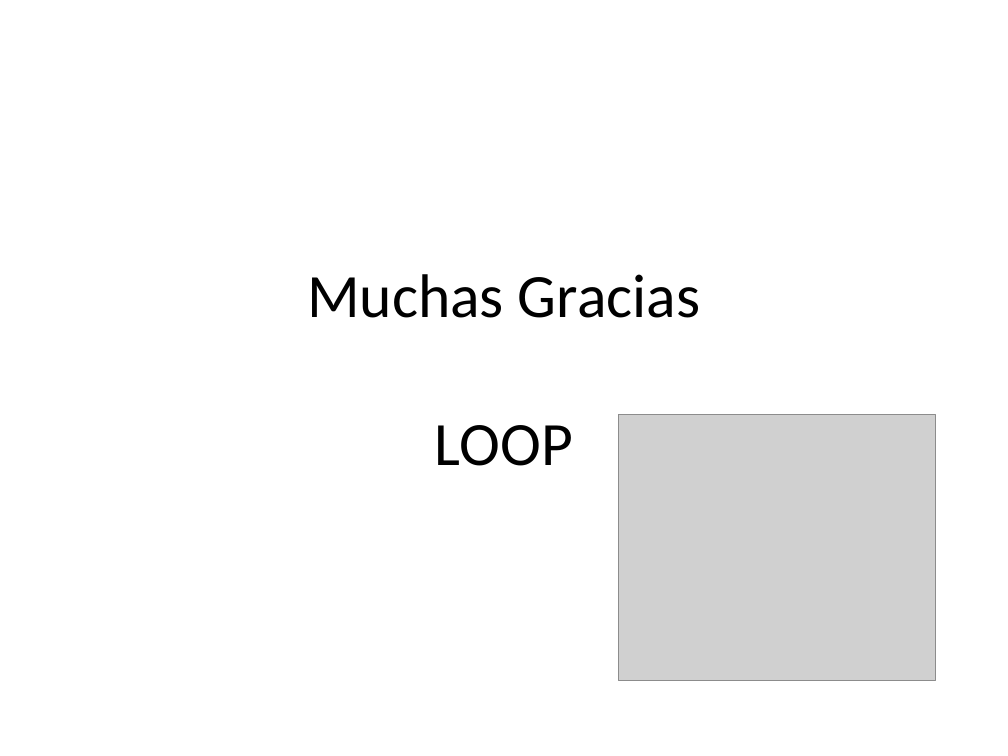
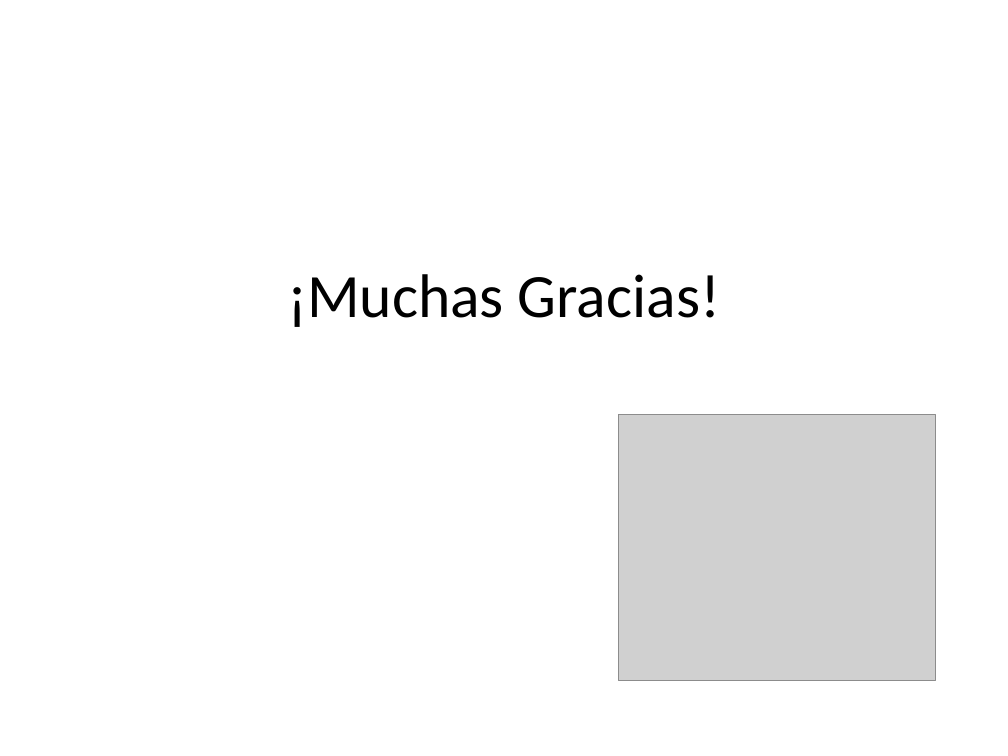
Before and after one commit to bossiernesto/objectbrowserpharo, a slide deck: slide 18 of docs/LOOP-demo-final.ppt (slide 7 before the commit). Drawn at 1008x756 pixels with LibreOffice and Linux fonts; fonts in the diff are those of the drawing; grey boxes stand for pictures. Boxes give left, top, right and bottom in pixels: in the first picture for what was removed or moved away, otherwise in the second. Text is boxed around its words. In the diff, an @@ line names an element or a change of style, - is before the commit and + after.

```diff
--- a/docs/LOOP-demo-final.ppt
+++ b/docs/LOOP-demo-final.ppt
@@ title at bbox=[287, 274, 720, 327]: text changed @@
-Muchas Gracias
-LOOP
+¡Muchas Gracias!
```
Also in this commit, not shown: 6 other slides changed, 11 slides added, 1 other file.
